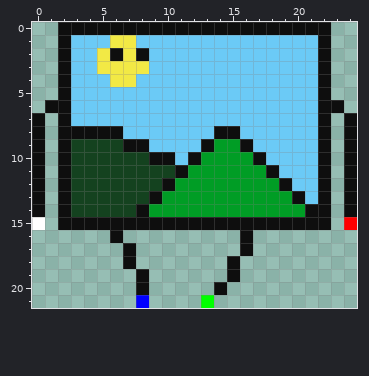
File history of a pixel-art sprite, media/imgEnemy/1/spr8.png. The first picture shows the starting point.
Rulers count pixels.
The same view after the edit:
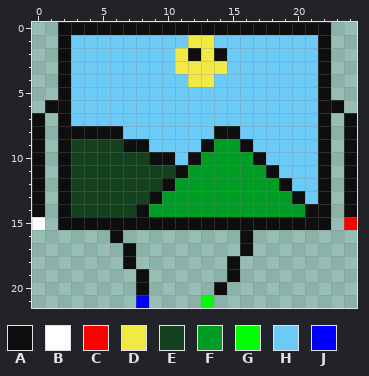
Palette (. is transparent): A #0e0e0e  B #ffffff  C #ff0000  D #f2e945  E #14421f  F #009d25  G #00ff00  H #6bcaf6  J #0000ff
From old to new:
file 125x110 -> 100x88 pixels (blocks of 5x5 -> 4x4; one block is one cell here)
The author changed colour H to colour A in row 2 at x 12 and 14.
The author changed colour H to colour D in row 1 at x 12 to 13; in row 2 at x 11 and 13; in row 3 at x 11 to 14; in row 4 at x 12 to 13.
The author changed colour A to colour H in row 2 at x 6 and 8.
The author changed colour D to colour H in row 1 at x 6 to 7; in row 2 at x 5 and 7; in row 3 at x 5 to 8; in row 4 at x 6 to 7.
Boxes around the changes in both pictures, in picture pixels (x1, y1, x2, y2):
changed: (97, 35, 227, 87)
